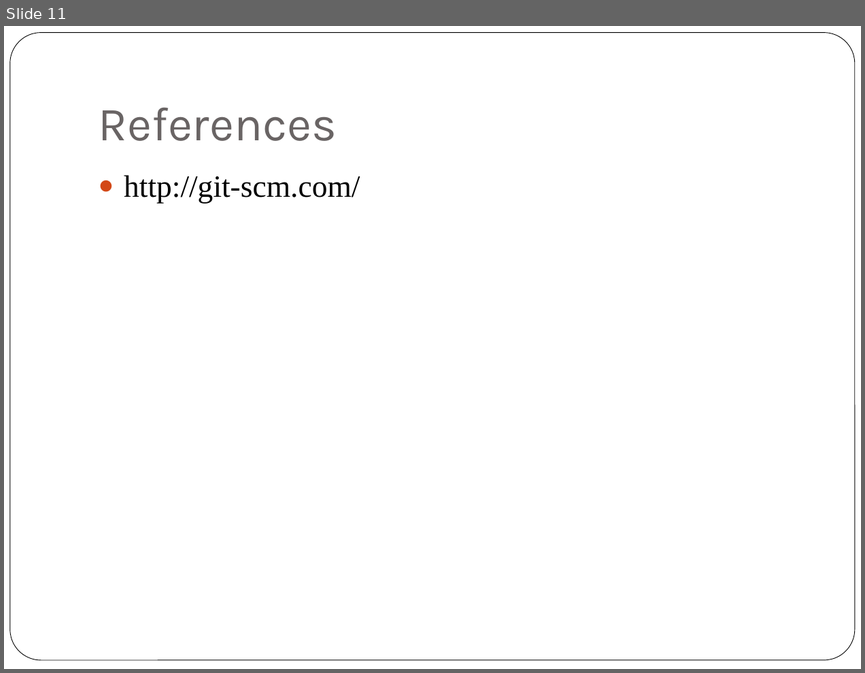
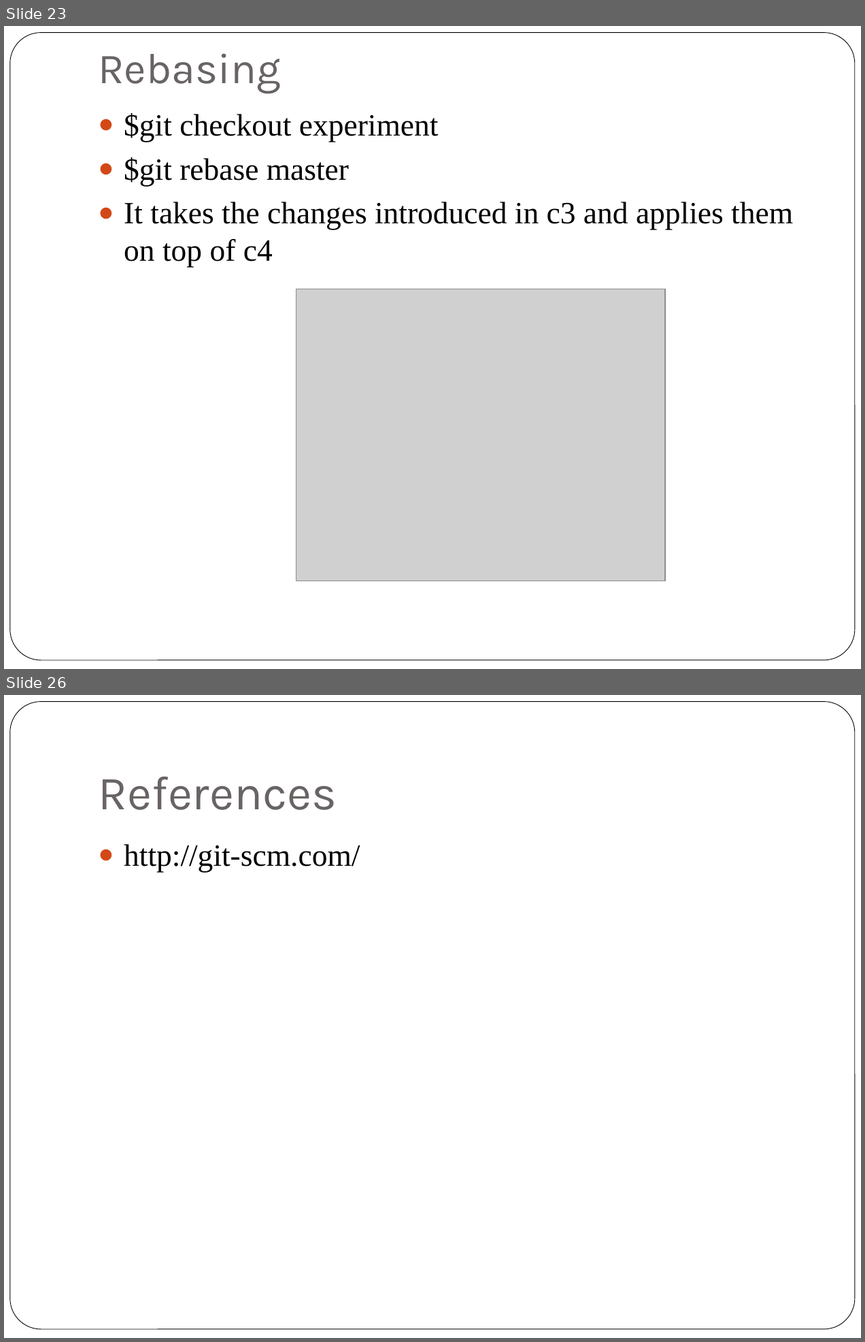
Before and after one commit to sowjumn/GITWWC, a slide deck: GIT.pptx. Shown one above the other, each under a label of ours: slide 11 before the commit, slides 23 and 26 after it; the slides between them are not shown. The pictures are 865x673 and 865x1342 pixels, drawn with LibreOffice and Linux fonts; fonts in the diff are those of the drawing; grey boxes stand for pictures. Boxes give left, top, right and bottom in pixels: in the first picture for what was removed or moved away, otherwise in the second. Text is boxed around its words. In the diff, an @@ line names an element or a change of style, - is before the commit and + after.

Commit message:
updated PPT with branches and rebasing

```diff
--- a/GIT.pptx
+++ b/GIT.pptx
@@ slide 23 added at (x1=4, y1=26, x2=861, y2=669), background #FFFFFF; not listed: 1 template element that a slide beside it also shows @@
@@ title added at (x1=98, y1=53, x2=280, y2=94), 36 pt, text #696464 @@
+Rebasing
@@ text added at (x1=124, y1=113, x2=793, y2=267), 26 pt, text #000000 @@
+● $git checkout experiment
+● $git rebase master
+● It takes the changes introduced in c3 and applies them on top of c4
@@ picture added at (x1=296, y1=289, x2=666, y2=580) @@
@@ what was slide 11 is now slide 26 @@
```
Also in this commit, not shown: 1 slide changed, 14 other slides added.
